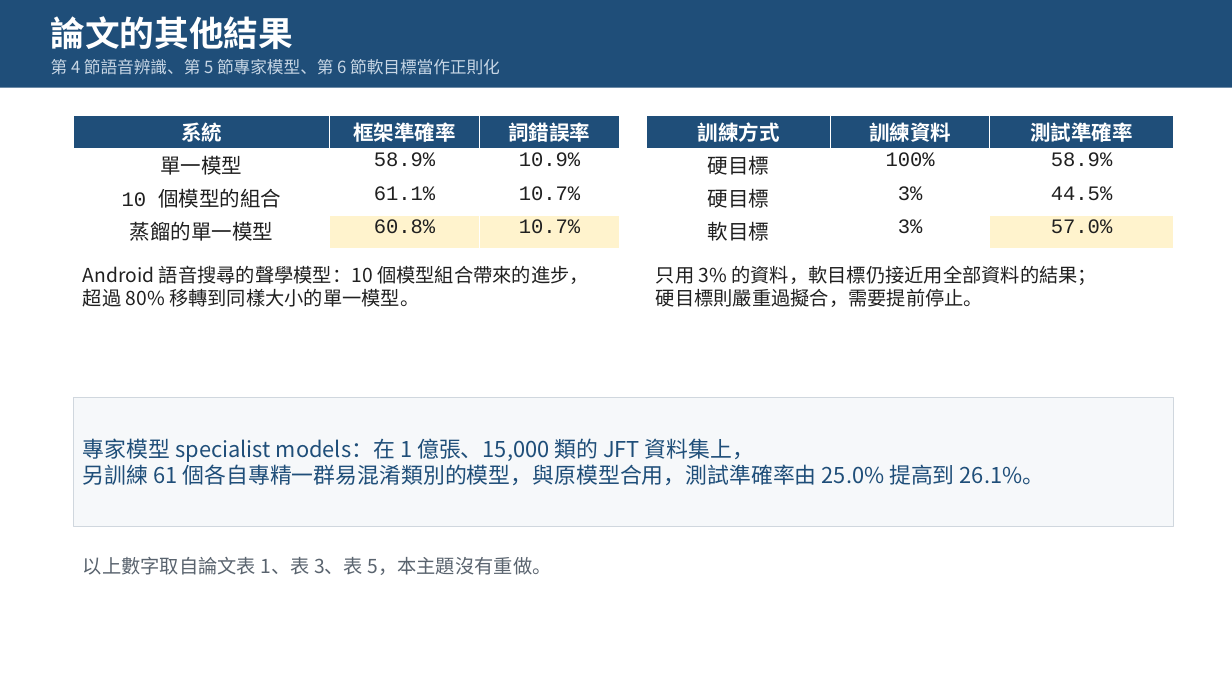
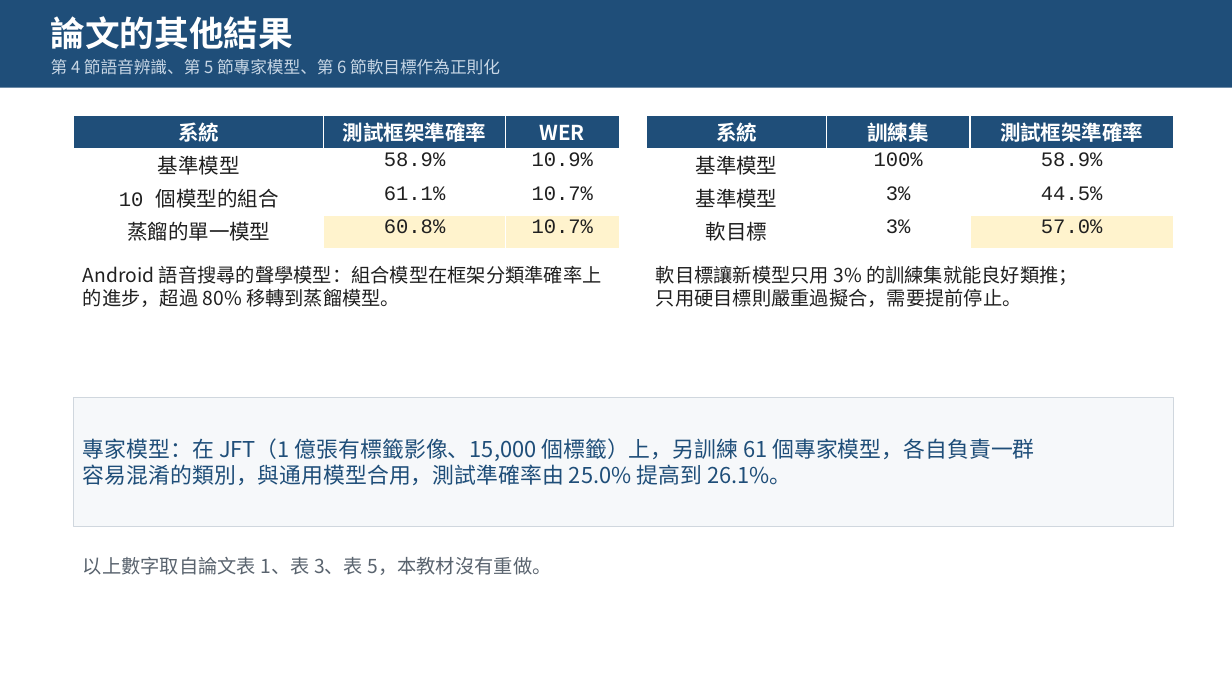
Before and after one commit to pychang-ai/115-1_DLMA, a slide deck: slide 18 of topics/knowledge-distillation/課外主題_知識蒸餾.pptx. Drawn at 1232x693 pixels with LibreOffice and Linux fonts; fonts in the diff are those of the drawing. Boxes give left, top, right and bottom in pixels: in the first picture for what was removed or moved away, otherwise in the second. Text is boxed around its words. In the diff, an @@ line names an element or a change of style, - is before the commit and + after.

```diff
--- a/topics/knowledge-distillation/課外主題_知識蒸餾.pptx
+++ b/topics/knowledge-distillation/課外主題_知識蒸餾.pptx
@@ text at (51,59,500,75): text changed @@
-第 4 節語音辨識、第 5 節專家模型、第 6 節軟目標當作正則化
+第 4 節語音辨識、第 5 節專家模型、第 6 節軟目標作為正則化
@@ table at (74,116,619,249) @@
-row 1, column 2: 框架準確率
+row 1, column 2: 測試框架準確率
-row 1, column 3: 詞錯誤率
+row 1, column 3: WER
-row 2, column 1: 單一模型
+row 2, column 1: 基準模型
@@ table at (647,116,1173,249) @@
-row 1: 訓練方式 | 訓練資料 | 測試準確率
+row 1: 系統 | 訓練集 | 測試框架準確率
-row 2, column 1: 硬目標
+row 2, column 1: 基準模型
-row 3, column 1: 硬目標
+row 3, column 1: 基準模型
@@ text at (83,265,602,307): text changed @@
-Android 語音搜尋的聲學模型：10 個模型組合帶來的進步，
-超過 80% 移轉到同樣大小的單一模型。
+Android 語音搜尋的聲學模型：組合模型在框架分類準確率上
+的進步，超過 80% 移轉到蒸餾模型。
@@ text at (656,265,1078,307): text changed @@
-只用 3% 的資料，軟目標仍接近用全部資料的結果；
-硬目標則嚴重過擬合，需要提前停止。
+軟目標讓新模型只用 3% 的訓練集就能良好類推；
+只用硬目標則嚴重過擬合，需要提前停止。
@@ text in rectangle at (83,438,1034,485): text changed @@
-專家模型 specialist models：在 1 億張、15,000 類的 JFT 資料集上，
-另訓練 61 個各自專精一群易混淆類別的模型，與原模型合用，測試準確率由 25.0% 提高到 26.1%。
+專家模型：在 JFT（1 億張有標籤影像、15,000 個標籤）上，另訓練 61 個專家模型，各自負責一群
+容易混淆的類別，與通用模型合用，測試準確率由 25.0% 提高到 26.1%。
@@ text at (83,557,552,575): text changed @@
-以上數字取自論文表 1、表 3、表 5，本主題沒有重做。
+以上數字取自論文表 1、表 3、表 5，本教材沒有重做。
```
Also in this commit, not shown: 17 other slides changed, 1 other file.
